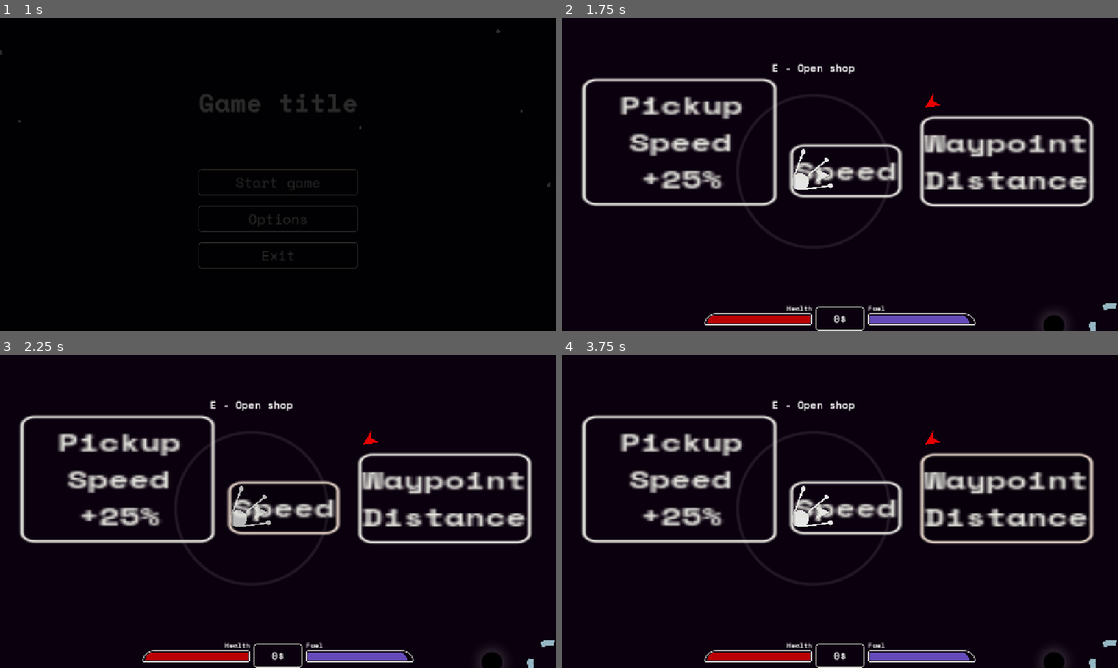
Above: before the commit, frames 1-4 (two rows, left to right).
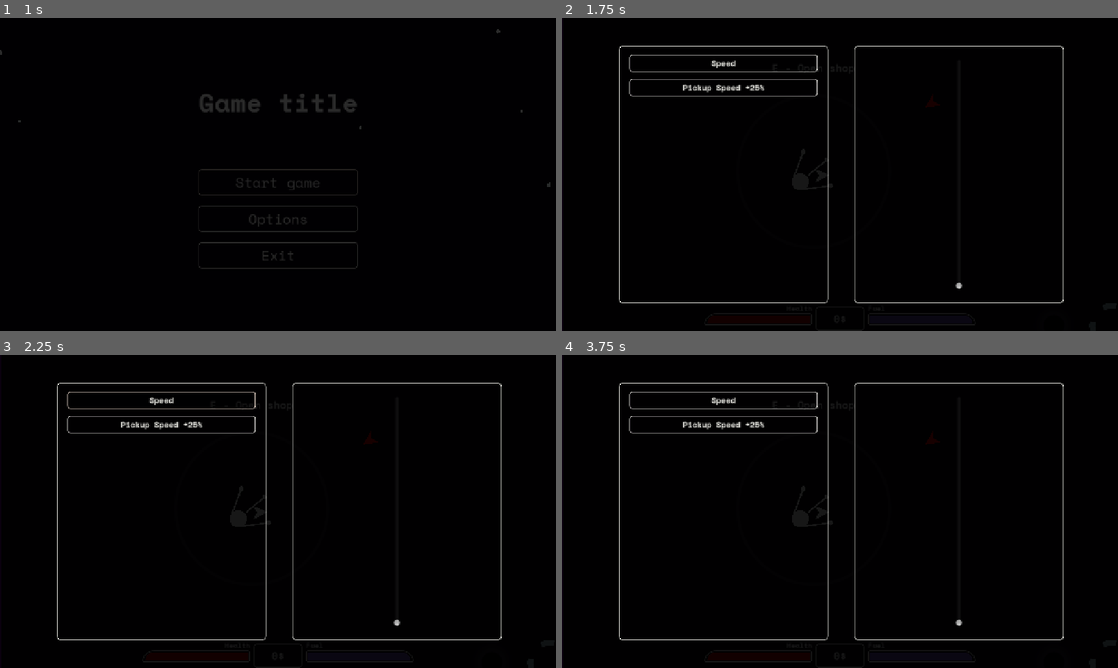
Above: after the commit, the same moments.

Repository: kokiheey/game-jam-repo
Game: Godot game, scene res://Scenes/main_menu.tscn
Two runs of this game, one before a commit and one after it. Both use one fixed random seed, a clock stepped at 60 frames per second and the inputs below.
Inputs (mouse positions are in pixels of both pictures, inside the frame that each line leads up to):
- Up to frame 1 (1 s): click "Start game" at 0.5 s
- Up to frame 2 (1.75 s): move the mouse to (962, 158) at 1.27 s; hold W (moveForward) from 1.28 s (still down); click (962, 158) at 1.42 s; tap E (openShop) at 1.52 s
- Up to frame 3 (2.25 s): release W (moveForward) at 2 s; click "Speed" at 2 s
- Up to frame 4 (3.75 s): click "Pickup Speed +25%" at 2.75 s; click (1006, 498) at 3.5 s, where only the run before the commit has a clickable "Waypoint Distance"

Frame 1 is identical in both runs. In frame 2, 14% of the frame differs, in the area x 3-100%, y 8-100%; in frame 3, 14%; in frame 4, 14%.

Commit message:
Bad change

Diff:
--- a/gmtk2026/Scenes/Player.tscn
+++ b/gmtk2026/Scenes/Player.tscn
@@ -6,9 +6,10 @@
 [ext_resource type="Script" uid="uid://bf2ikf8fnn5g6" path="res://Scripts/gravity_component.gd" id="4_dewec"]
 [ext_resource type="Script" uid="uid://djigywybiqud1" path="res://Scripts/hurtbox_component.gd" id="5_nn08x"]
 
-[node name="Player" type="CharacterBody2D" unique_id=1991330775 node_paths=PackedStringArray("gravComponent")]
+[node name="Player" type="CharacterBody2D" unique_id=1991330775 node_paths=PackedStringArray("gravComponent", "HealthComp")]
 script = ExtResource("1_kyqiw")
 gravComponent = NodePath("GravityComponent")
+HealthComp = NodePath("HealthComponent")
 
 [node name="Polygon2D" type="Polygon2D" parent="." unique_id=1807463950]
 polygon = PackedVector2Array(-16, -16, 16, 0, -16, 16, -8, 0)
--- a/gmtk2026/Scenes/ShopUI.tscn
+++ b/gmtk2026/Scenes/ShopUI.tscn
@@ -2,6 +2,7 @@
 
 [ext_resource type="Theme" uid="uid://cojmyrq6m3711" path="res://Textures/DefaultTheme.tres" id="1_jpcid"]
 [ext_resource type="Script" uid="uid://chm20826u5ui" path="res://Scripts/shop.gd" id="1_l044j"]
+[ext_resource type="StyleBox" uid="uid://bne1cq6fgt7be" path="res://Textures/PanelBorder.tres" id="3_vovli"]
 
 [node name="Control" type="Control" unique_id=568548661]
 layout_mode = 3
@@ -13,31 +14,78 @@
 theme = ExtResource("1_jpcid")
 script = ExtResource("1_l044j")
 
-[node name="SpeedButton" type="Button" parent="." unique_id=1919763186]
-layout_mode = 0
-offset_left = 522.00006
-offset_top = 303.0
-offset_right = 578.00006
-offset_bottom = 334.0
-scale = Vector2(4.277216, 3.038133)
+[node name="ColorRect" type="ColorRect" parent="." unique_id=1535079787]
+layout_mode = 1
+anchors_preset = 15
+anchor_right = 1.0
+anchor_bottom = 1.0
+grow_horizontal = 2
+grow_vertical = 2
+color = Color(0, 0, 0, 0.90000004)
+
+[node name="MarginContainer" type="MarginContainer" parent="." unique_id=428303323]
+layout_mode = 1
+anchors_preset = 15
+anchor_right = 1.0
+anchor_bottom = 1.0
+grow_horizontal = 2
+grow_vertical = 2
+theme_override_constants/margin_left = 128
+theme_override_constants/margin_top = 64
+theme_override_constants/margin_right = 128
+theme_override_constants/margin_bottom = 64
+
+[node name="BoxContainer" type="HBoxContainer" parent="MarginContainer" unique_id=246742358]
+layout_mode = 2
+theme_override_constants/separation = 60
+
+[node name="ShopBorder" type="Panel" parent="MarginContainer/BoxContainer" unique_id=22245421]
+layout_mode = 2
+size_flags_horizontal = 3
+theme_override_styles/panel = ExtResource("3_vovli")
+
+[node name="MarginContainer" type="MarginContainer" parent="MarginContainer/BoxContainer/ShopBorder" unique_id=965019185]
+layout_mode = 1
+anchors_preset = 15
+anchor_right = 1.0
+anchor_bottom = 1.0
+grow_horizontal = 2
+grow_vertical = 2
+theme_override_constants/margin_left = 24
+theme_override_constants/margin_top = 24
+theme_override_constants/margin_right = 24
+theme_override_constants/margin_bottom = 24
+
+[node name="VBoxContainer" type="VBoxContainer" parent="MarginContainer/BoxContainer/ShopBorder/MarginContainer" unique_id=1686831781]
+layout_mode = 2
+theme_override_constants/separation = 24
+
+[node name="SpeedButton" type="Button" parent="MarginContainer/BoxContainer/ShopBorder/MarginContainer/VBoxContainer" unique_id=1919763186]
+layout_mode = 2
 text = "Speed"
 
-[node name="CollectionSpeed" type="Button" parent="." unique_id=1470090849]
-layout_mode = 0
-offset_left = 44.00001
-offset_top = 152.0
-offset_right = 148.50723
-offset_bottom = 240.0
-scale = Vector2(4.277216, 3.038133)
+[node name="CollectionSpeed" type="Button" parent="MarginContainer/BoxContainer/ShopBorder/MarginContainer/VBoxContainer" unique_id=1470090849]
+layout_mode = 2
 text = "Pickup Speed +25%"
 autowrap_mode = 2
 
-[node name="WaypointDistButton" type="Button" parent="." unique_id=1870222863]
-layout_mode = 0
-offset_left = 822.0
-offset_top = 239.0
-offset_right = 915.0
-offset_bottom = 299.0
-scale = Vector2(4.277216, 3.038133)
-text = "Waypoint
-Distance"
+[node name="PumpBorder" type="Panel" parent="MarginContainer/BoxContainer" unique_id=1174480143]
+layout_mode = 2
+size_flags_horizontal = 3
+theme_override_styles/panel = ExtResource("3_vovli")
+
+[node name="MarginContainer" type="MarginContainer" parent="MarginContainer/BoxContainer/PumpBorder" unique_id=861338688]
+layout_mode = 1
+anchors_preset = 15
+anchor_right = 1.0
+anchor_bottom = 1.0
+grow_horizontal = 2
+grow_vertical = 2
+theme_override_constants/margin_left = 32
+theme_override_constants/margin_top = 32
+theme_override_constants/margin_right = 32
+theme_override_constants/margin_bottom = 32
+
+[node name="VSlider" type="VSlider" parent="MarginContainer/BoxContainer/PumpBorder/MarginContainer" unique_id=1464963872]
+layout_mode = 2
+size_flags_horizontal = 4
--- a/gmtk2026/Scenes/black_hole.tscn
+++ b/gmtk2026/Scenes/black_hole.tscn
@@ -2,6 +2,8 @@
 
 [ext_resource type="Script" uid="uid://b7liy827e386y" path="res://Scripts/black_hole.gd" id="1_qcnit"]
 [ext_resource type="Script" uid="uid://b6fb0om4atqrk" path="res://Scripts/gravity_source_component.gd" id="1_yqibl"]
+[ext_resource type="Script" uid="uid://cs72pfo61f0xg" path="res://Scripts/attack.gd" id="3_hjqa0"]
+[ext_resource type="Script" uid="uid://4iai0ioh3uk4" path="res://Scripts/attack_data.gd" id="4_cv587"]
 
 [sub_resource type="Gradient" id="Gradient_yqibl"]
 offsets = PackedFloat32Array(0, 0.31111112, 0.36888888, 0.4, 1)
@@ -18,6 +20,15 @@
 [sub_resource type="CircleShape2D" id="CircleShape2D_61tkn"]
 radius = 396.00504
 
+[sub_resource type="Resource" id="Resource_cv587"]
+script = ExtResource("4_cv587")
+attack_damage = 10.0
+knockback_force = -100.0
+metadata/_custom_type_script = "uid://4iai0ioh3uk4"
+
+[sub_resource type="CircleShape2D" id="CircleShape2D_tpvet"]
+radius = 8.0
+
 [node name="BlackHole" type="Node2D" unique_id=1896945040]
 script = ExtResource("1_qcnit")
 
@@ -31,3 +42,11 @@
 
 [node name="CollisionShape2D" type="CollisionShape2D" parent="GravitySourceComponent" unique_id=365062709]
 shape = SubResource("CircleShape2D_61tkn")
+
+[node name="Attack" type="Area2D" parent="." unique_id=465138782]
+script = ExtResource("3_hjqa0")
+attackData = SubResource("Resource_cv587")
+metadata/_custom_type_script = "uid://cs72pfo61f0xg"
+
+[node name="CollisionShape2D" type="CollisionShape2D" parent="Attack" unique_id=1223925215]
+shape = SubResource("CircleShape2D_tpvet")
--- a/gmtk2026/Scenes/enemy.tscn
+++ b/gmtk2026/Scenes/enemy.tscn
@@ -8,11 +8,11 @@
 [sub_resource type="Resource" id="Resource_nuxp2"]
 script = ExtResource("4_287tu")
 attack_damage = 5.0
-knockback_force = 10000.0
+knockback_force = 1.0
 metadata/_custom_type_script = "uid://4iai0ioh3uk4"
 
 [sub_resource type="RectangleShape2D" id="RectangleShape2D_61tkn"]
-size = Vector2(55.5, 83)
+size = Vector2(19.5, 16)
 
 [node name="Enemy" type="CharacterBody2D" unique_id=1699865079 node_paths=PackedStringArray("gravComponent")]
 motion_mode = 1
@@ -24,7 +24,6 @@
 polygon = PackedVector2Array(-16, -16, 16, 0, -16, 16, -8, 0)
 
 [node name="CollisionPolygon2D" type="CollisionPolygon2D" parent="." unique_id=12171636]
-visible = false
 rotation = 0.0033521652
 polygon = PackedVector2Array(-16.053545, -15.946276, 15.99991, -0.053634543, -15.946276, 16.053545, -8, 0)
 
@@ -46,5 +45,5 @@
 metadata/_custom_type_script = "uid://cs72pfo61f0xg"
 
 [node name="CollisionShape2D" type="CollisionShape2D" parent="Attack" unique_id=1016115173]
-position = Vector2(32.25, -1.5)
+position = Vector2(8, 0)
 shape = SubResource("RectangleShape2D_61tkn")
--- a/gmtk2026/Scenes/game.tscn
+++ b/gmtk2026/Scenes/game.tscn
@@ -42,7 +42,6 @@
 
 [node name="Game" type="Node2D" unique_id=794815185]
 script = ExtResource("1_wrm1d")
-MAX_FUEL = 10.0
 celestialBodies = Array[PackedScene]([ExtResource("6_i6g32")])
 package = ExtResource("3_h4fw4")
 
--- a/gmtk2026/Scripts/game.gd
+++ b/gmtk2026/Scripts/game.gd
@@ -44,9 +44,13 @@
 
 
 func _ready() -> void:
+	$Player/HealthComponent.healthChanged.connect(_on_player_health_changed)
 	SHIPWAYPOINT.TARGET_POSITION = Vector2(0, 0)
 	fuel = MAX_FUEL
 	generate()
+
+func _on_player_health_changed(newHealth : float) -> void:
+	GAME_UI.update_health(PLAYER.HealthComp.MAX_HEALTH, newHealth)
 
 func generate():
 	if currentPackage != null:
@@ -151,6 +155,9 @@
 
 
 func _on_ship_body_entered(body: Node2D) -> void:
+	if !body.is_in_group("player"):
+		return
+
 	isInTheShip = true
 	if  body.is_in_group("player") and numOfPackagesCarry > 0:
 		for i in pickedUpPackages:
@@ -164,10 +171,12 @@
 		numOfPackagesCarry = 0
 
 func _on_ship_body_exited(body: Node2D) -> void:
+	if !body.is_in_group("player"):
+		return
 	isInTheShip = false
 
 func _on_shop_ui_bought_speed() -> void:
-	PLAYER.acc *= 10
+	PLAYER.acc *= 1.1
 
 
 func _on_shop_ui_bought_waypoint_distance() -> void:
--- a/gmtk2026/Scripts/game_ui.gd
+++ b/gmtk2026/Scripts/game_ui.gd
@@ -4,9 +4,11 @@
 @onready var FUEL_BAR    : ProgressBar = $FuelBar
 @onready var HEALTH_BAR  : ProgressBar = $HealthBar
 
-
 func update_money(money : int) -> void:
 	MONEY_LABEL.text = str(money) + "$"
 
 func update_fuel(maxFuel : float, fuel : float) -> void:
 	FUEL_BAR.value = fuel / maxFuel * 100
+
+func update_health(maxHealth : float, health : float) -> void:
+	HEALTH_BAR.value = health / maxHealth * 100
--- a/gmtk2026/Scripts/player_movement.gd
+++ b/gmtk2026/Scripts/player_movement.gd
@@ -1,4 +1,5 @@
 extends CharacterBody2D
+class_name player
 
 @export var shipColor : Color = Color("ffffff")
 @export var acc: float = 700
@@ -7,6 +8,7 @@
 @export var rotationSpeed: float = 10
 @export var gravComponent : GravityComponent
 @export var sideGravityStrengh : float = 0.4
+@export var HealthComp : Node
 
 @onready var shipSprite : Polygon2D = $Polygon2D
 var isMoving : bool = false
--- a/gmtk2026/Scripts/shop.gd
+++ b/gmtk2026/Scripts/shop.gd
@@ -21,9 +21,7 @@
 func _ready():
 	upgrades = [
 		{ "cost": speedUpgradeCost    , "signal": boughtSpeed},
-		{ "cost": waypointDistanceCost, "signal": boughtWaypointDistance},
 		{ "cost": pickupSpeedCost     , "signal": boughtPickupSpeed },
 	]
-	$SpeedButton.pressed.connect(try_purchase.bind(0))
-	$WaypointDistButton.pressed.connect(try_purchase.bind(1))
-	$CollectionSpeed.pressed.connect(try_purchase.bind(2))
+	$MarginContainer/BoxContainer/ShopBorder/MarginContainer/VBoxContainer/SpeedButton.pressed.connect(try_purchase.bind(0))
+	$MarginContainer/BoxContainer/ShopBorder/MarginContainer/VBoxContainer/CollectionSpeed.pressed.connect(try_purchase.bind(1))
